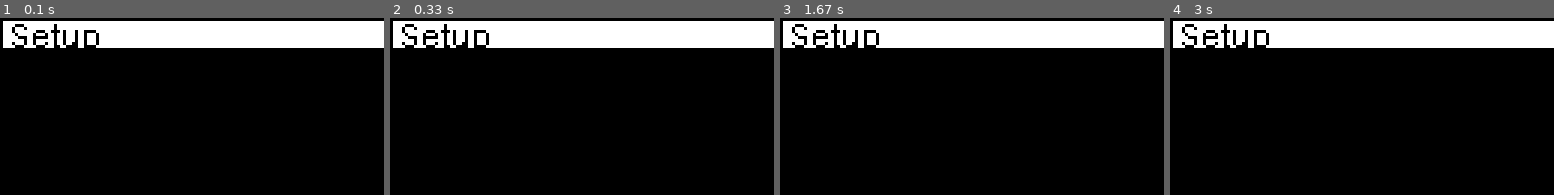
Above: before the commit, frames 1-4 (left to right).
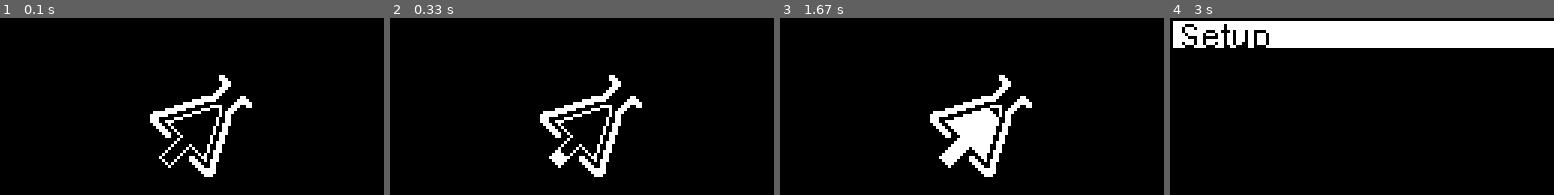
Above: after the commit, the same moments.

Repository: ProjectMakeIt/provkey-software
Game: pygame game, started from main.py
Same seed, same stepped clock (60 frames per second), same inputs: the game is played once before the commit and once after it.
Inputs:
- Up to frame 1 (0.1 s): no input
- Up to frame 2 (0.33 s): no input
- Up to frame 3 (1.67 s): hold Up 0.33-0.8 s; hold Down 0.83-1.3 s
- Up to frame 4 (3 s): no input

The runs differ from the first frame. In frame 1, 17% of the frame differs, in the area x 0-100%, y 1-90%; in frame 2, 18%; in frame 3, 19%; in frame 4, nothing differs.

Commit message:
add progress menu to menu.py

Diff:
--- a/main.py
+++ b/main.py
@@ -5,7 +5,7 @@
 
 import signal
 
-from menu import Menu, PyGameMenuController, MenuLine, MenuEntry, MenuText, MenuCustom
+from menu import Menu, PyGameMenuController, MenuLine, MenuEntry, MenuText, MenuCustom, ProgressMenu
 from progress import ProgressImage
 
 from PIL import Image
@@ -16,6 +16,7 @@
   exit(0)
 
 root = Menu()
+load = ProgressMenu('scale.bmp',50,root)
 setup = Menu()
 info = Menu(True,4)
 root.addLine(MenuEntry('Setup',setup))
@@ -44,13 +45,14 @@
 info.addLine(MenuCustom(disk_render),False)
 info.addLine(MenuEntry('back',setup))
 
-controller = PyGameMenuController(root)
+controller = PyGameMenuController(load)
+load.setCtl(controller)
 
 if __name__ == "__main__":
     signal.signal(signal.SIGTERM, killhandle)
     try:
       while True:
         controller.loop()
-        time.sleep(0.01)
+        time.sleep(0.05)
     except (KeyboardInterrupt, SystemExit):
       killhandle(1,0)
--- a/menu.py
+++ b/menu.py
@@ -1,6 +1,7 @@
 from PIL import Image
 from PIL import ImageDraw
 from PIL import ImageFont
+from progress import ProgressImage
 
 font = ImageFont.load_default()
 
@@ -61,6 +62,21 @@
     return self.currentLine
   def setPos(self,line):
     self.currentLine=line
+
+class ProgressMenu(Menu):
+  def __init__(self,image,count,nextMenu):
+      Menu.__init__(self,navigatable=False,firstEntry=0)
+      self.loader = ProgressImage(image,count)
+      self.nextMenu = nextMenu
+  def setCtl(self,ctl):
+      self.ctl = ctl
+  def render(self):
+    try:
+      self.img = self.loader.next()
+    except StopIteration as e:
+      self.ctl.rootMenu = self.nextMenu
+      self.ctl.changeMenu(self.nextMenu)
+    return self.img
 
 class MenuLine:
   def __init__(self,label,cb):
--- a/progress.py
+++ b/progress.py
@@ -12,4 +12,5 @@
         raise StopIteration
     j = 255-self.count
     self.count+=1
+    print(self.count)
     return self.scale.point(lambda p: p > j and 255).convert('1')
Binary file added: scale.bmp
